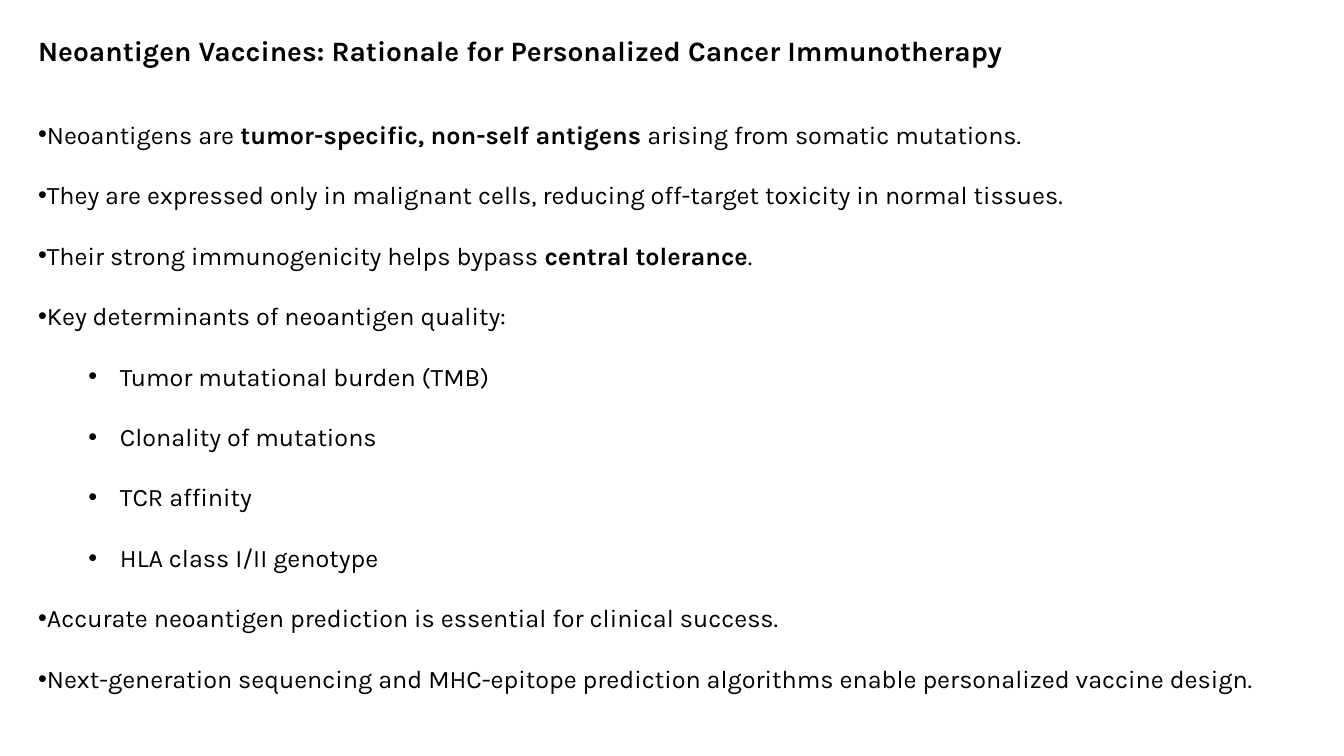
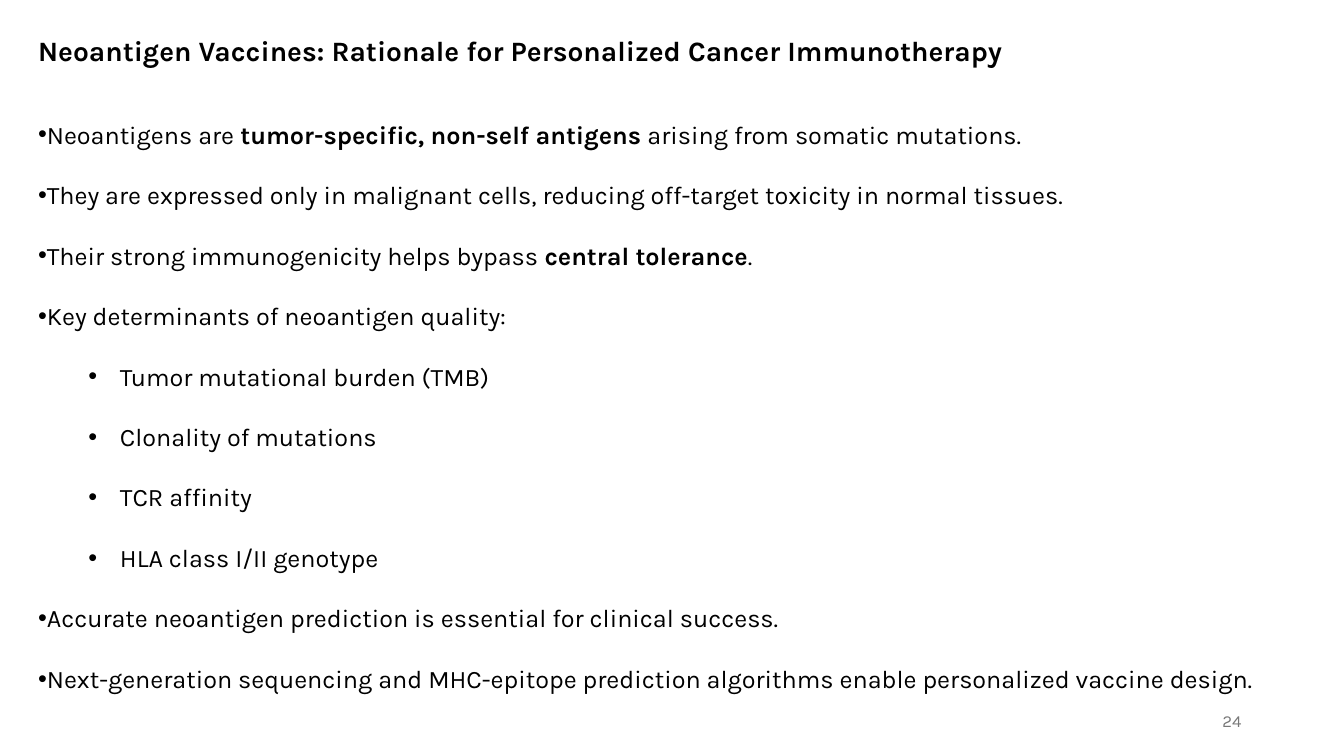
Before and after one commit to alirahmatibonab/pptx, a slide deck: slide 24 of vac.pptx (slide 26 before the commit). Drawn at 1344x756 pixels with LibreOffice and Linux fonts; fonts in the diff are those of the drawing. Boxes give left, top, right and bottom in pixels: in the first picture for what was removed or moved away, otherwise in the second. Text is boxed around its words. In the diff, an @@ line names an element or a change of style, - is before the commit and + after.

```diff
--- a/vac.pptx
+++ b/vac.pptx
@@ page number added at (1222,716,1241,727), 12 pt, text #797979 @@
+24
```
Also in this commit, not shown: 30 other slides changed, 14 slides added, 6 slides removed, 1 other file.
